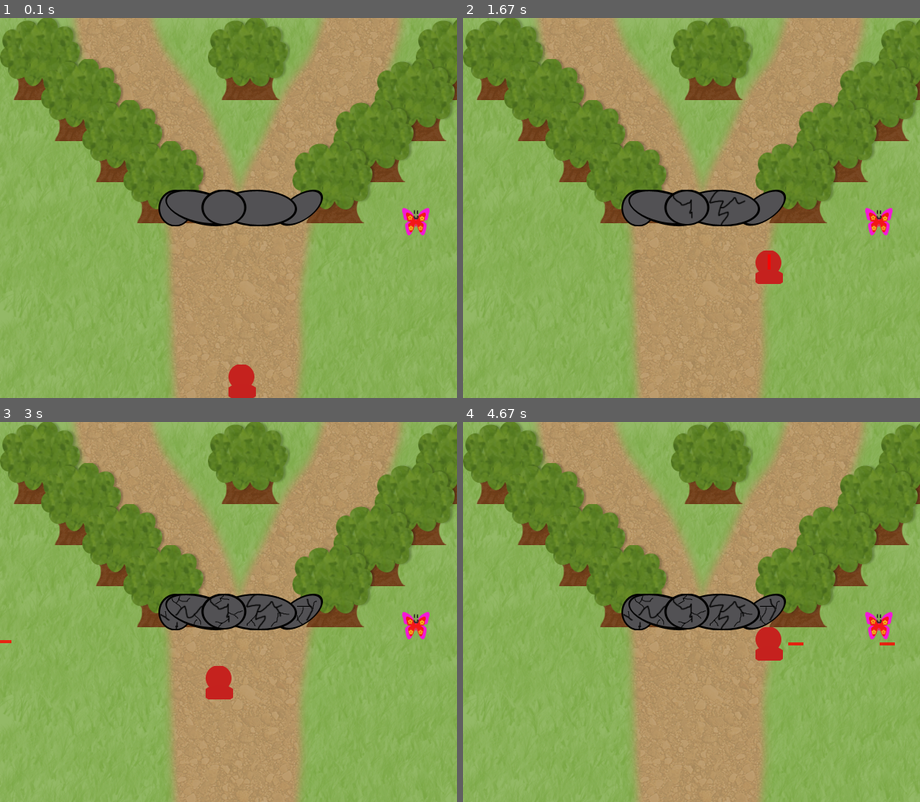
Above: before the commit, frames 1-4 (two rows, left to right).
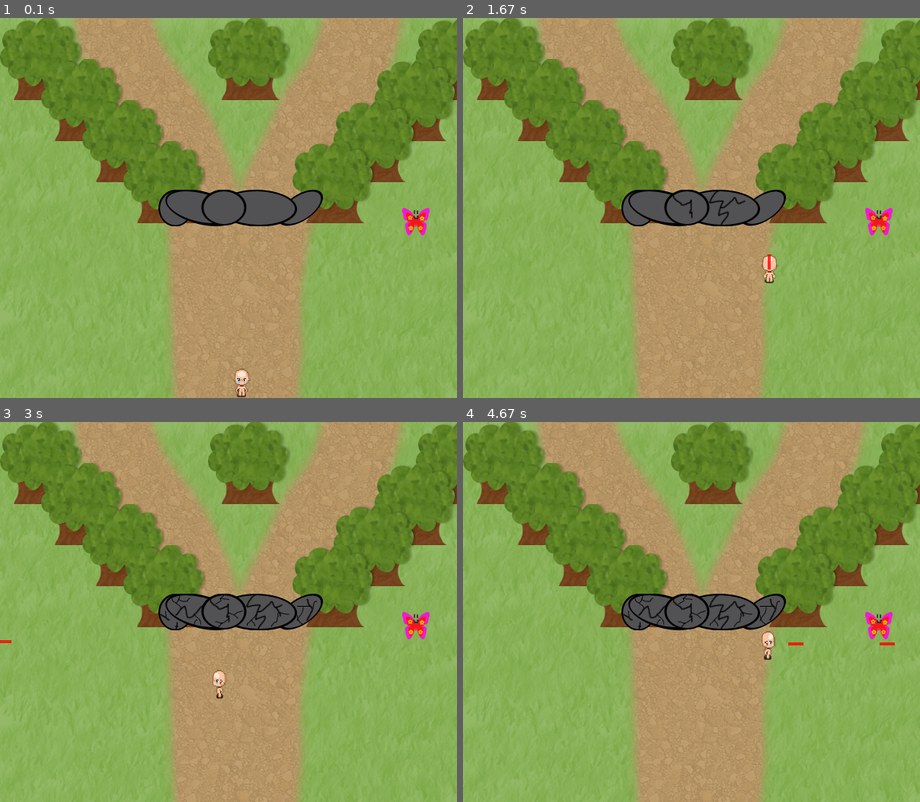
Above: after the commit, the same moments.

Repository: bjamil/ie-rpg
Game: pygame game, started from src/initGameBoard.py
Two runs of this game, one before a commit and one after it. Both use one fixed random seed, a clock stepped at 60 frames per second and the inputs below. The source is Python 2; it was converted automatically to run under Python 3.
Inputs:
- Up to frame 1 (0.1 s): no input
- Up to frame 2 (1.67 s): hold Right 0.33-0.8 s; hold Up 0.83-1.13 s; tap Space at 0.9, 1.23, 1.53 s; tap I at 0.98 s; hold Right 1.17-1.63 s
- Up to frame 3 (3 s): hold Left 1.67-2.2 s; tap Space at 1.73, 2.03, 2.3, 2.97 s; hold Down 2.23-2.53 s; tap X at 2.38 s; tap Shift at 2.57 s; hold Left from 2.9 s (still down)
- Up to frame 4 (4.67 s): tap Space at 3.27, 3.4, 3.8, 4.1, 4.47 s; release Left at 3.3 s; hold Up 3.33-3.7 s; tap X at 3.48 s; hold Right 3.73-4.37 s; tap I at 3.88 s; hold Right from 4.4 s (still down)

The runs differ from the first frame. In frame 1, 0.5% of the frame differs, in the area x 50-56%, y 91-100%; in frame 2, 0.5%; in frame 3, 0.5%; in frame 4, 0.5%, in the area x 64-70%, y 54-63%.

Commit message:
added dummy animated player movements (player2.py) added laser beams fixed infobox formatting added boulders added breakable objects.

Diff:
--- /dev/null
+++ b/resources_and_examples/canvasOnCanvasExample.py
@@ -0,0 +1,40 @@
+import Tkinter, tkFileDialog, tkMessageBox, ttk
+from PIL import Image, ImageTk
+
+GRIDWIDTH = 18
+GRIDHEIGHT = 18
+BG_TAG = "bg"
+
+class simpleapp_tk(Tkinter.Tk):
+    """ a class used to build maps """
+
+    def __init__(self, parent):
+        Tkinter.Tk.__init__(self,parent)
+        self.parent = parent
+
+        # initialize the gui
+        self.initialize()
+
+    def initialize(self):
+        self.grid()
+
+        self.root = Tkinter.Canvas(self, bg = "red", height=500, width = 800)
+        self.root.grid(column=0,row=0, sticky='NSEW')
+
+
+        # canvas:
+        self.canvas = Tkinter.Canvas(self.root, bg = "white" , height=400, width=600)
+        #self.canvas.grid(column=0, row = 0, columnspan=2, sticky='W')
+        self.root.create_window(0,0,window=self.canvas)
+
+
+        # objects
+        self.objects = Tkinter.Canvas(self.root, bg="blue", height=400, width=200)
+        #self.objects.grid(column=1, row=0, sticky='E')
+        self.root.create_window(0,1000, window=self.objects)
+
+
+if __name__ == "__main__":
+    app = simpleapp_tk(None)
+    app.title('Canvas on Canvas')
+    app.mainloop()
--- /dev/null
+++ b/resources_and_examples/grid.py
@@ -0,0 +1,144 @@
+# src: http://www.pyedpypers.org/forum/viewtopic.php?f=11&t=1494
+# author: Keeyai
+# description:
+#       I was helping someone today in IRC and thought the code might end up
+#       being helpful for others as well. He was trying to get a 'game board'
+#       with tiles and gaps between them, then calculate which tile was being
+#       clicked on with the mouse. He wanted to make each tile an object and
+#       iterate through them all checking for collisions; I suggested this
+#       was extreme overkill and wrote this as an example.
+#
+#       It's built directly on the shell of the pong tutorial at muagames,
+#       so if something is unclear, go read those for a thorough explanation
+#
+#
+#
+
+
+try:
+    import pygame
+    from pygame.locals import *
+
+except ImportError, err:
+    print "%s Failed to Load Module: %s" % (__file__, err)
+    sys.exit(1)
+
+class Game(object):
+
+    def __init__(self):
+        self.width = 600
+        self.height = 600
+        self.boardsize = 8
+        self.tilegap = 5
+        self.tilecolor = (100, 120, 200)
+
+
+        self.tilewidth = (self.width / self.boardsize) - self.tilegap
+        self.tileheight = (self.height / self.boardsize) - self.tilegap
+
+        # load and set up pygame
+        pygame.init()
+
+        # create our window
+        self.window = pygame.display.set_mode((self.width, self.height))
+
+        # clock for ticking
+        self.clock = pygame.time.Clock()
+
+        pygame.event.set_allowed([QUIT, KEYDOWN, MOUSEBUTTONDOWN])
+
+        # make background
+        self.background = pygame.Surface((self.width, self.height))
+        self.background.fill((255,255,255))
+
+        self.drawGrid()
+        # flip the display so the background is on there
+        pygame.display.flip()
+
+        # a sprite rendering group
+        self.sprites = pygame.sprite.RenderUpdates()
+
+        # make a simple sprite to represent a 'piece' on the board
+        self.piece = pygame.sprite.Sprite()
+        self.piece.rect = pygame.Rect(-50, -50, 50, 50)
+        self.piece.image = pygame.Surface((self.piece.rect.width, self.piece.rect.height))
+        self.piece.image.fill((0,0,0))
+        self.sprites.add(self.piece)
+
+    def drawGrid(self):
+        for i in range(self.boardsize):
+            for j in range(self.boardsize):
+                # draw a box
+                left = i*(self.tilewidth+self.tilegap)
+                top = j*(self.tileheight+self.tilegap)
+                pygame.draw.rect(self.background, self.tilecolor, pygame.Rect( left, top, self.tilewidth, self.tileheight))
+
+        self.window.blit(self.background, (0,0))
+
+    def run(self):
+        """Runs the game. Contains the game loop that computes and renders
+        each frame."""
+
+        print 'Starting Event Loop'
+
+        running = True
+        # run until something tells us to stop
+        while running:
+
+            # tick pygame clock
+            # you can limit the fps by passing the desired frames per seccond to tick()
+            self.clock.tick(60)
+
+            # handle pygame events -- if user closes game, stop running
+            running = self.handleEvents()
+
+            # update the title bar with our frames per second
+            pygame.display.set_caption('A LarsHelo Example - %d fps' % self.clock.get_fps())
+
+            # update our sprites
+            for sprite in self.sprites:
+                sprite.update()
+
+            # render our sprites
+            self.sprites.clear(self.window, self.background)    # clears the window where the sprites currently are, using the background
+            dirty = self.sprites.draw(self.window)              # calculates the 'dirty' rectangles that need to be redrawn
+
+            # blit the dirty areas of the screen
+            pygame.display.update(dirty)                        # updates just the 'dirty' areas
+
+        print 'Quitting. Thanks for playing'
+
+    def handleEvents(self):
+        """Poll for PyGame events and behave accordingly. Return false to stop
+        the event loop and end the game."""
+
+        # poll for pygame events
+        for event in pygame.event.get():
+            if event.type == QUIT:
+                return False
+
+            # handle user input
+            elif event.type == KEYDOWN:
+                # if the user presses escape, quit the event loop.
+                if event.key == K_ESCAPE:
+                    return False
+
+            elif event.type == MOUSEBUTTONDOWN:
+                self.handleMouseClick(event)
+
+        return True
+
+    def handleMouseClick(self, event):
+        mousex, mousey = event.pos
+
+        # calculate the square this is on
+        tilex = int(mousex / (self.tilewidth + self.tilegap))
+        tiley = int(mousey / (self.tileheight + self.tilegap))
+
+        # move piece to the center of this tile
+        self.piece.rect.center = ( (tilex * (self.tilewidth+self.tilegap)) + (self.tilewidth/2), (tiley * (self.tileheight+self.tilegap)) + (self.tileheight/2))
+
+# create a game and run it
+if __name__ == '__main__':
+    game = Game()
+    game.run()
--- /dev/null
+++ b/resources_and_examples/scrollbarExample.py
@@ -0,0 +1,26 @@
+from Tkinter import *
+
+class ScrolledCanvas(Frame):
+    def __init__(self, parent=None, color='brown'):
+        Frame.__init__(self, parent)
+        self.pack(expand=YES, fill=BOTH)
+        canv = Canvas(self, bg=color, relief=SUNKEN)
+        canv.config(width=300, height=200)
+        canv.config(scrollregion=(0,0,300, 1000))
+        canv.config(highlightthickness=0)
+
+        sbar = Scrollbar(self)
+        sbar.config(command=canv.yview)
+        canv.config(yscrollcommand=sbar.set)
+        sbar.pack(side=RIGHT, fill=Y)
+        canv.pack(side=LEFT, expand=YES, fill=BOTH)
+
+        for i in range(10):
+            canv.create_text(150, 50+(i*100), text='spam'+str(i), fill='beige')
+        canv.bind('<Double-1>', self.onDoubleClick)       # set event handler
+        self.canvas = canv
+    def onDoubleClick(self, event):
+        print event.x, event.y
+        print self.canvas.canvasx(event.x), self.canvas.canvasy(event.y)
+
+if __name__ == '__main__': ScrolledCanvas().mainloop()
--- a/src/initGameBoard.py
+++ b/src/initGameBoard.py
@@ -1,7 +1,7 @@
 # collect the stars
 # get all the red stars
 
-import pygame, sys, random, time, tree, player, infoBox, fairy, laser, boulders
+import pygame, sys, random, time, tree, player, infoBox, fairy, laser, boulders, player2
 from pygame.locals import *
 from constants import *
 
@@ -188,10 +188,17 @@
 PLAYERWIDTH = 36
 PLAYERHEIGHT = 44
 #link = pygame.Rect(WINDOWWIDTH/2, WINDOWHEIGHT - linkHEIGHT, linkWIDTH, linkHEIGHT)
-linkImage = pygame.image.load('tmp-Link.png')
-linkStretchedImage = pygame.transform.scale(linkImage, (PLAYERWIDTH, PLAYERHEIGHT))
-
-link = player.Player(screen, linkImage, PLAYERWIDTH, PLAYERHEIGHT, WINDOWWIDTH/2, WINDOWHEIGHT - PLAYERHEIGHT)
+
+#linkImage = pygame.image.load('tmp-Link.png')
+#linkStretchedImage = pygame.transform.scale(linkImage, (PLAYERWIDTH, PLAYERHEIGHT))
+linkImage = pygame.image.load('tmp-ML1.png')
+
+#link = player.Player(screen, linkImage, PLAYERWIDTH, PLAYERHEIGHT, WINDOWWIDTH/2, WINDOWHEIGHT - PLAYERHEIGHT)
+
+linkFW = 132/4
+linkFH = 144/4
+link = player2.Player2(screen, linkImage, PLAYERWIDTH, PLAYERHEIGHT, linkFW, linkFH, WINDOWWIDTH/2, WINDOWHEIGHT - PLAYERHEIGHT)
+
 
 # set up environment
 collidable = []
@@ -313,7 +320,9 @@
 
 
     # draw  link onto the surface
-    screen.blit(linkStretchedImage, link)
+ #   screen.blit(linkStretchedImage, link)
+#    screen.blit(linkImage, link)
+    link.draw(screen)
 
 
     # draw the trees onto the surface
--- /dev/null
+++ b/src/player2.py
@@ -0,0 +1,115 @@
+import pygame
+from constants import *
+
+
+class Player2:
+    """ the player """
+
+    def __init__(self, screen, image, width, height, frameWidth, frameHeight, posx=0, posy=0):
+
+        # set up the screen dimensions
+        self.area = screen.get_rect()
+
+        # create a rectangle for the player
+        self.rect = pygame.Rect(posx, posy, width, height)
+
+        # extract frames from spritesheet (image)
+        self.leftFrames = []
+        self.rightFrames = []
+        self.upFrames = []
+        self.downFrames = []
+        print 'width' ,frameWidth
+        print 'height' ,frameHeight
+        #initialize image frames array
+        self.frames = [[None for i in range(4)] for j in range(4)]
+        for i in range(4):      # there are four rows
+            for j in range(4):  # four cols.
+                self.frames[j][i] = pygame.transform.scale(image.subsurface((frameWidth*i, frameHeight*j, frameWidth, frameHeight)), (width, height))
+
+        self.currFrame = [0,0]
+
+
+        # create a laser beam for the player
+        self.beam = pygame.Surface([4, 20])
+        self.beamRect =self.beam.get_rect()
+        self.beam.fill(RED)
+        self.beam.set_alpha(0)
+
+        # define the direction he is facing
+        self.face = UP
+
+
+
+    def draw(self, screen):
+        " draws the player to the given screen "
+        screen.blit(self.frames[self.currFrame[0]][self.currFrame[1]], self.rect)
+
+    def setPos(self, x, y):
+        " set the x,y position of the player "
+        self.rect.x = x
+        self.rect.y = y
+
+    def hasCollided(self, collidable):
+        " returns the indexes of the rectangles it has collided with "
+        radius = 6
+        self.rect.inflate_ip(radius, radius)
+        collision = self.rect.collidelist(collidable)
+        self.rect.inflate_ip(-radius, -radius)
+
+        return collision
+
+
+
+    def moveLeft(self, amount, collidable):
+        " move left by the given amount, avoiding collisions with the given rects  "
+        # always change the direction he is facing
+        self.face = LEFT
+
+        # move
+        if self.rect.left > 0:# and self.rect.collidelist(collidable) == -1:
+            self.rect.left -= amount
+            if self.rect.collidelist(collidable) >= 0:
+                self.rect.left += amount
+        self.currFrame[0] = 1
+        self.currFrame[1] = (self.currFrame[1]+1)%4
+
+    def moveRight(self, amount, collidable):
+        " move right by the given amount, avoiding collisions with the given rects "
+        # always change the direction he is facing
+        self.face = RIGHT
+
+        # move
+        if self.rect.right < self.area.width: #and self.rect.collidelist(collidable) == -1:
+            self.rect.left += amount
+            if self.rect.collidelist(collidable) >= 0:
+                self.rect.left -= amount
+        self.currFrame[0] = 2
+        self.currFrame[1] = (self.currFrame[1]+1)%4
+
+
+    def moveUp(self, amount, collidable):
+        " move up by the given amount, avoiding collisions with the given rects "
+        # always change the direction he is facing
+        self.face = UP
+
+        # move
+        if self.rect.top > 0:# and self.rect.collidelist(collidable) == -1:
+            self.rect.top -= amount
+            if self.rect.collidelist(collidable) >= 0:
+                self.rect.top += amount
+        self.currFrame[0] = 3
+        self.currFrame[1] = (self.currFrame[1]+1)%4
+
+
+    def moveDown(self, amount, collidable ):
+        " move down by the given amount, avoiding collisions with the given rects "
+        # always change the direction he is facing
+        self.face = DOWN
+
+        # move
+        if self.rect.bottom < self.area.height:# and self.rect.collidelist(collidable) == -1:
+            self.rect.top += amount
+            if self.rect.collidelist(collidable) >= 0:
+                self.rect.top -= amount
+        self.currFrame[0] = 0
+        self.currFrame[1] = (self.currFrame[1]+1)%4
Binary file added: graphics/template2.png
Binary file added: journal/19cqqyfg_Chapter-0.png
Binary file added: journal/chapter0_boulders_01.png
Binary file added: journal/chapter0_boulders_02.png
Binary file added: journal/chapter0_boulders_03.png
Binary file added: journal/chapter0_boulders_04.png
Binary file added: journal/chapter0_boulders_05.png
Binary file added: journal/chapter0_boulders_06.png
Binary file added: journal/chapter0_lasers.png
Not shown, added: journal/notes.txt
Binary file added: src/tmp-ML1.png
Not shown, added: dist/fairy tales chapter 0-workInProgress.zip
(and 9 more such lines)
